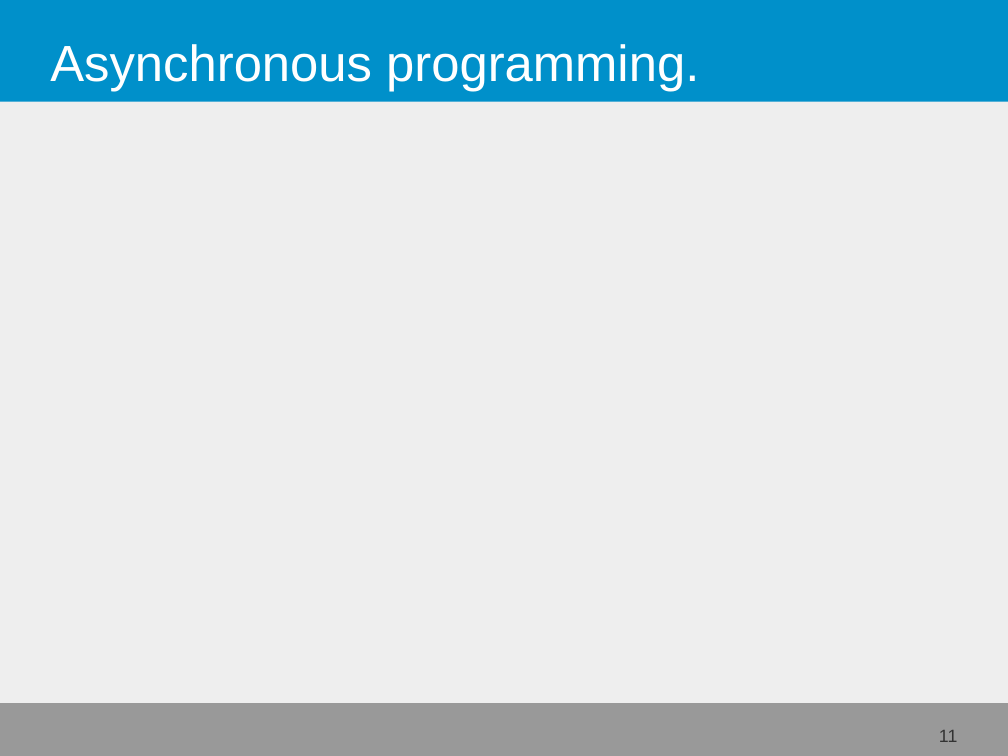
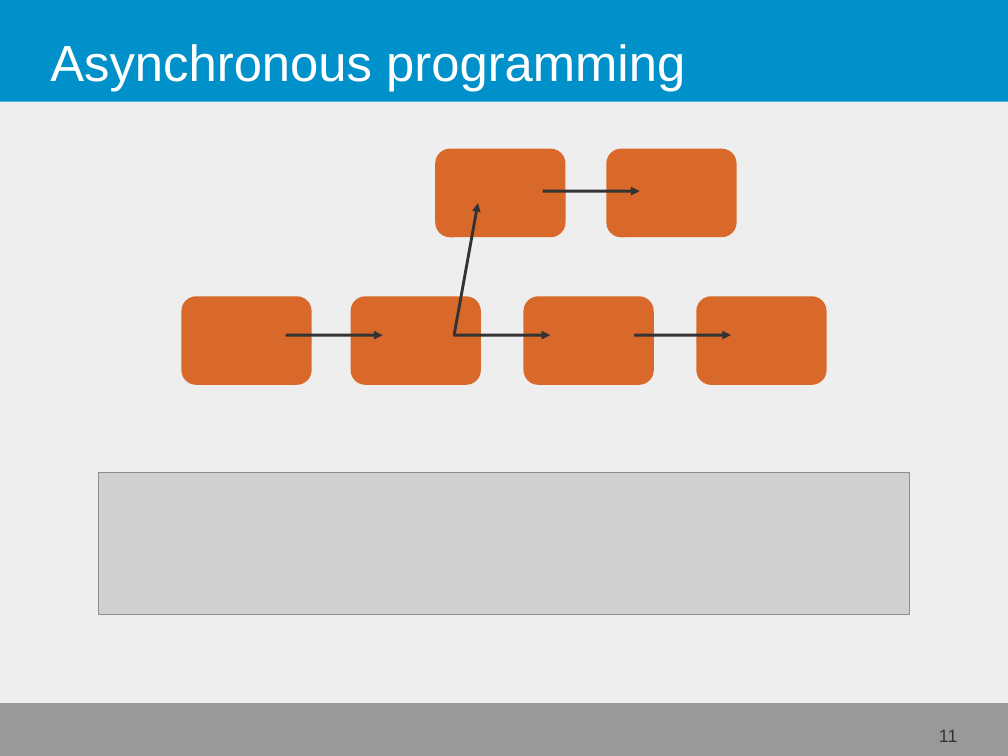
Before and after one commit to fjelltopp/training, a slide deck: slide 11 of javascript/javascript.odp. Drawn at 1008x756 pixels with LibreOffice and Linux fonts; fonts in the diff are those of the drawing; grey boxes stand for pictures. Boxes give left, top, right and bottom in pixels: in the first picture for what was removed or moved away, otherwise in the second. Text is boxed around its words. In the diff, an @@ line names an element or a change of style, - is before the commit and + after.

Commit message:
Javascript programming slides.

```diff
--- a/javascript/javascript.odp
+++ b/javascript/javascript.odp
@@ title at bbox=[50, 44, 685, 91]: text changed @@
-Asynchronous programming.
+Asynchronous programming
@@ rounded rectangle added at bbox=[435, 149, 566, 238], fill #D9692A @@
@@ rounded rectangle added at bbox=[606, 149, 737, 238], fill #D9692A @@
@@ group added at bbox=[181, 191, 828, 385]: 5 arrows, 4 rounded rectangles @@
@@ picture added at bbox=[99, 473, 909, 615] @@
```
Also in this commit, not shown: 4 other slides changed, 3 slides added, 3 slides removed.
